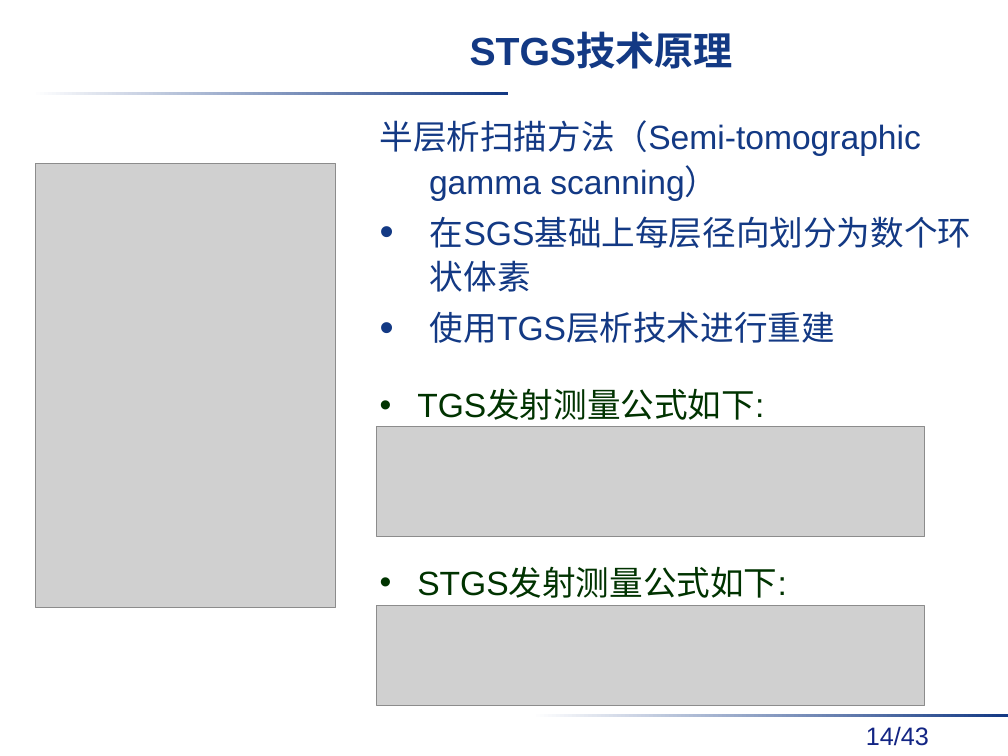
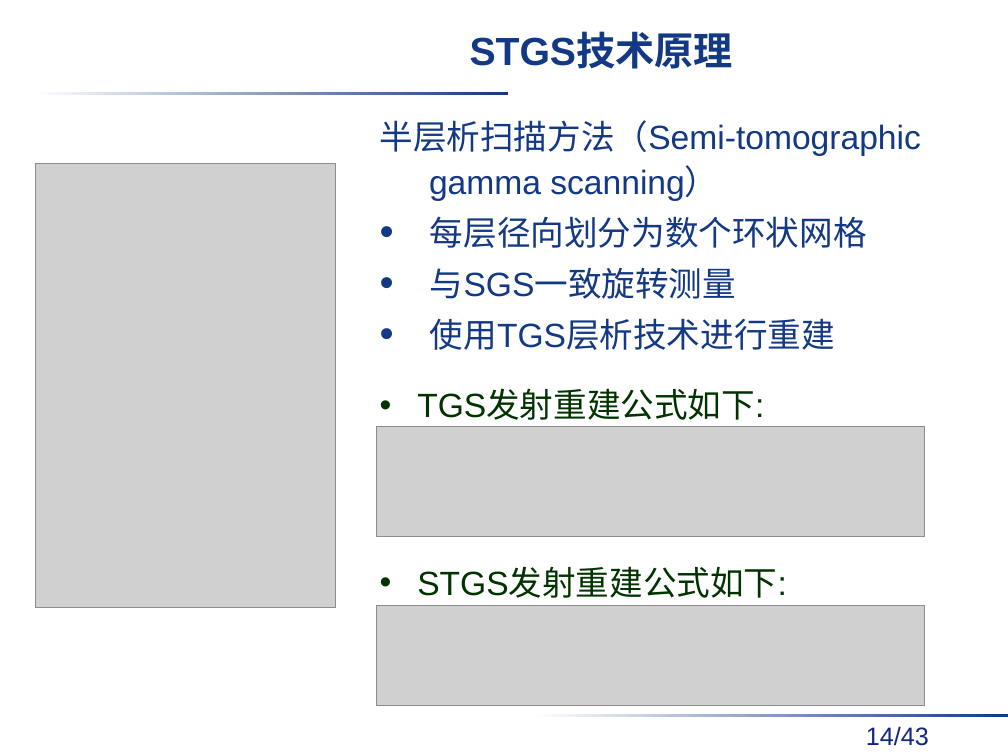
Before and after one commit to danxibao/NDAPapers, a slide deck: slide 14 of 答辩/毕业答辩报告v2-饶开源.pptx. Drawn at 1008x756 pixels with LibreOffice and Linux fonts; fonts in the diff are those of the drawing; grey boxes stand for pictures; background and template pictures are left out. Boxes give left, top, right and bottom in pixels: in the first picture for what was removed or moved away, otherwise in the second. Text is boxed around its words. In the diff, an @@ line names an element or a change of style, - is before the commit and + after.

```diff
--- a/答辩/毕业答辩报告v2-饶开源.pptx
+++ b/答辩/毕业答辩报告v2-饶开源.pptx
@@ text at bbox=[430, 216, 867, 299]: text changed @@
-• 在SGS基础上每层径向划分为数个环状体素
+• 每层径向划分为数个环状网格
+• 与SGS一致旋转测量
@@ text at bbox=[417, 391, 764, 420]: text changed @@
-• TGS发射测量公式如下:
+• TGS发射重建公式如下:
@@ text at bbox=[417, 568, 787, 598]: text changed @@
-• STGS发射测量公式如下:
+• STGS发射重建公式如下:
```
Also in this commit, not shown: 19 other slides changed, 2 slides added.
